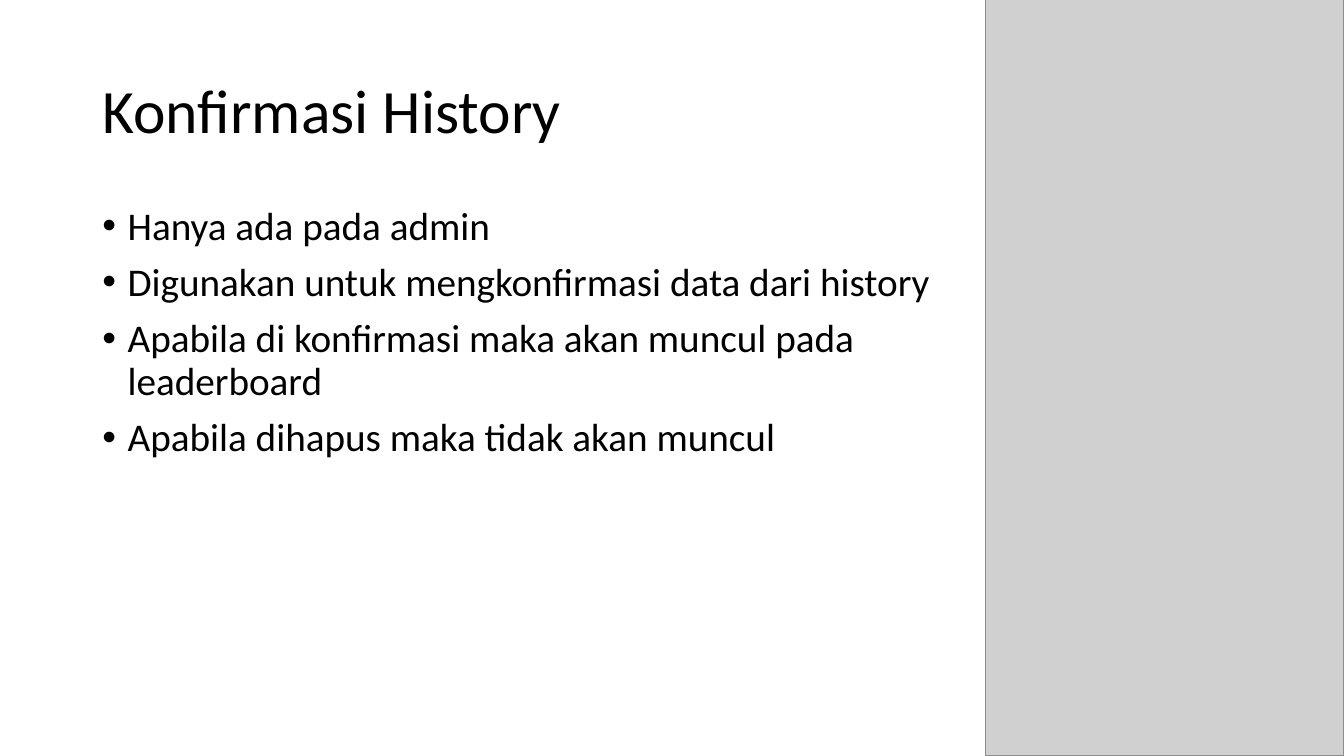
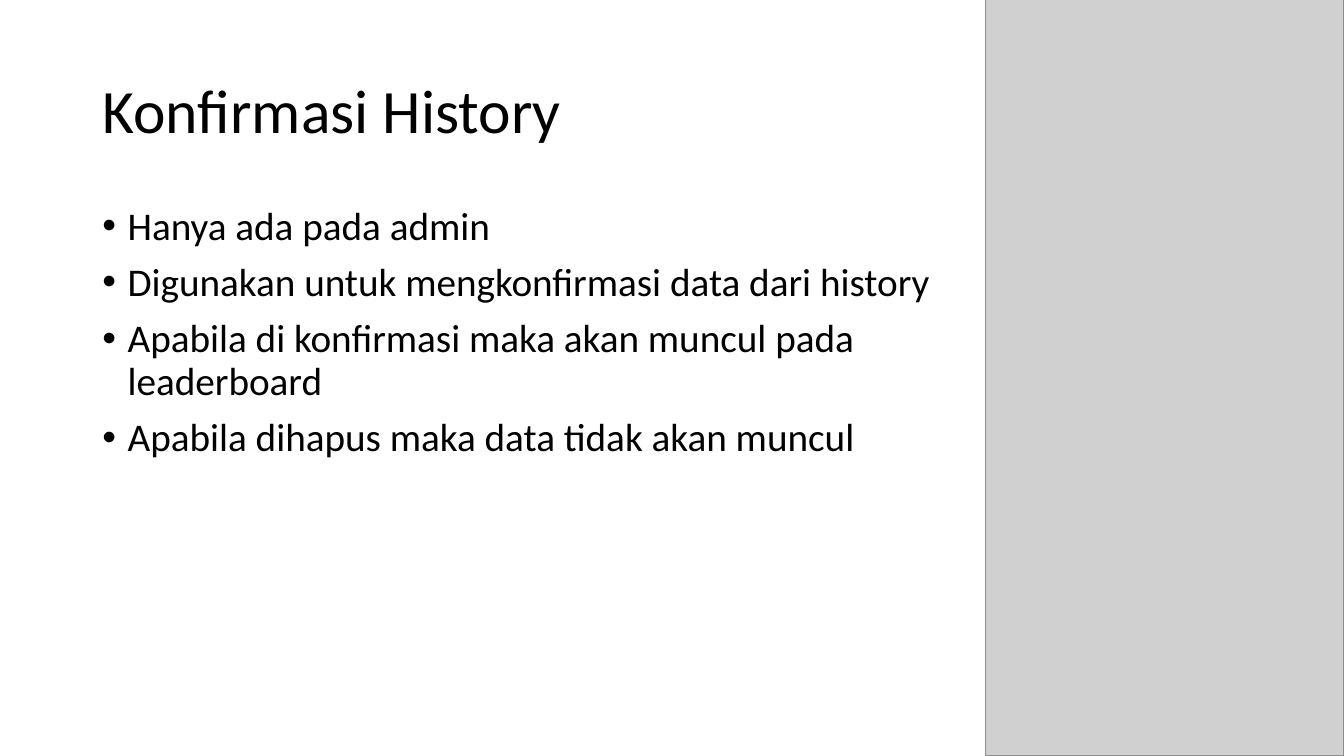
Before and after one commit to MaheswaraAW/-PPL4611, a slide deck: slide 12 of APLIKASI CATALOG BOARD GAMES.pptx. Drawn at 1344x756 pixels with LibreOffice and Linux fonts; fonts in the diff are those of the drawing; grey boxes stand for pictures. Boxes give left, top, right and bottom in pixels: in the first picture for what was removed or moved away, otherwise in the second. Text is boxed around its words. In the diff, an @@ line names an element or a change of style, - is before the commit and + after.

```diff
--- a/APLIKASI CATALOG BOARD GAMES.pptx
+++ b/APLIKASI CATALOG BOARD GAMES.pptx
@@ text at bbox=[128, 423, 854, 458]: text changed @@
-• Apabila dihapus maka tidak akan muncul
+• Apabila dihapus maka data tidak akan muncul
```
Also in this commit, not shown: 2 other slides changed.
